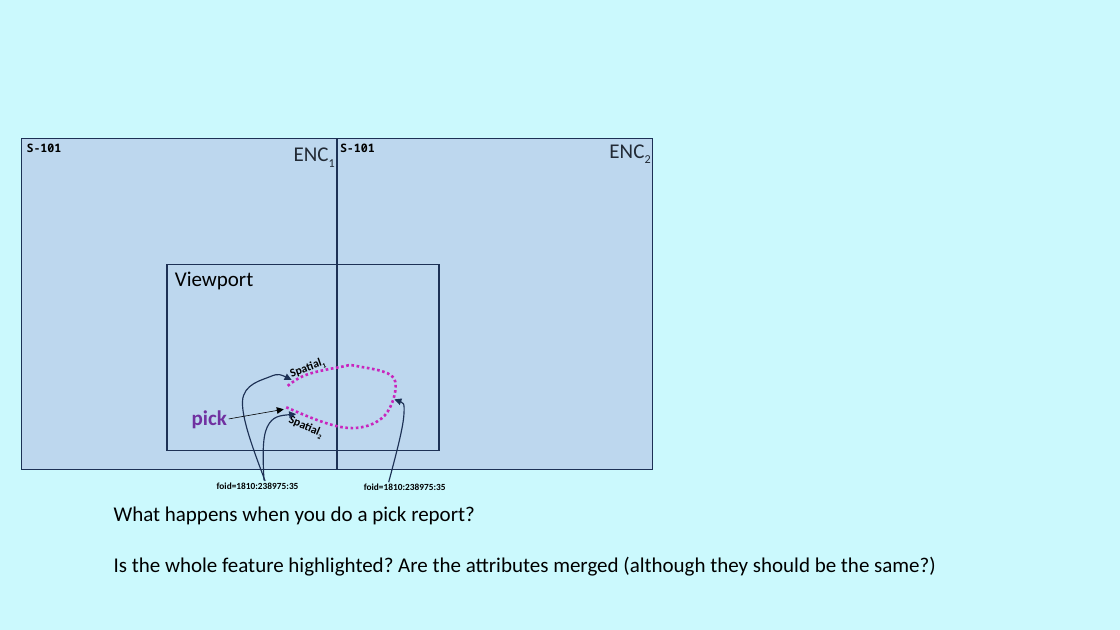
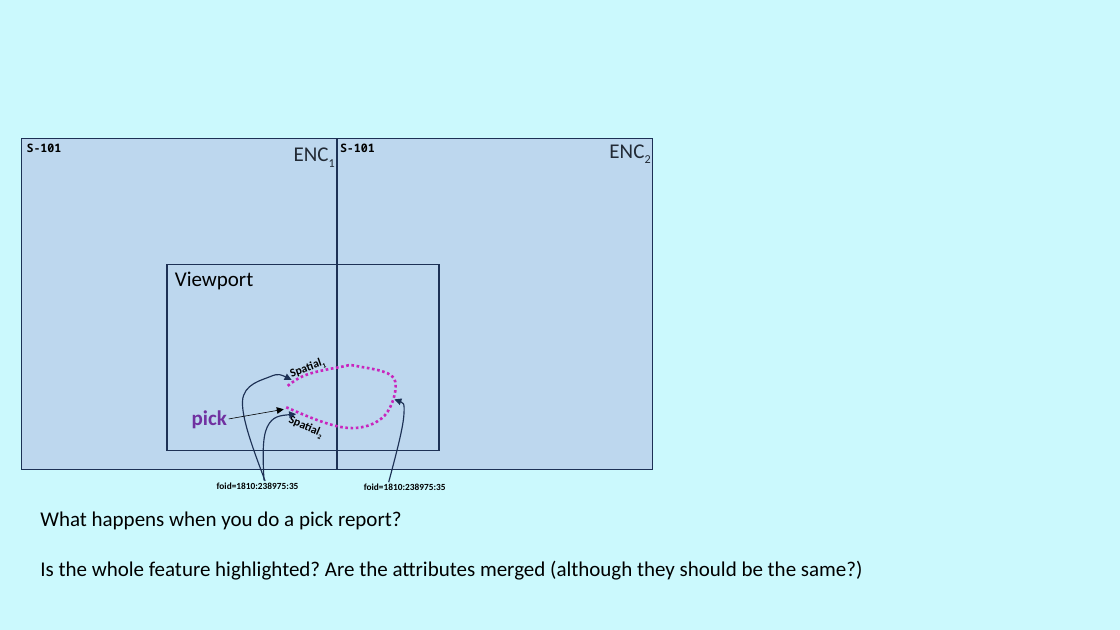
Before and after one commit to iho-ohi/98-interoperability, a slide deck: slide 5 of documents/2.4.0/pick_reports_across_datasets_v3.pptx (slide 4 before the commit). Drawn at 1120x630 pixels with LibreOffice and Linux fonts; fonts in the diff are those of the drawing; background and template pictures are left out. Boxes give left, top, right and bottom in pixels: in the first picture for what was removed or moved away, otherwise in the second. Text is boxed around its words. In the diff, an @@ line names an element or a change of style, - is before the commit and + after.

```diff
--- a/documents/2.4.0/pick_reports_across_datasets_v3.pptx
+++ b/documents/2.4.0/pick_reports_across_datasets_v3.pptx
@@ text "What happens when you do ...": place and size @@
-text "What happens when you do ..." at bbox=[114, 506, 936, 576]
+text "What happens when you do ..." at bbox=[40, 511, 863, 580]
```
Also in this commit, not shown: 2 other slides changed, 2 slides added, 11 other files.
